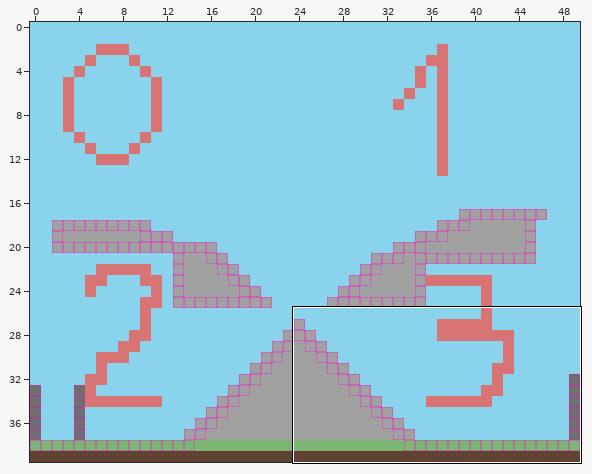
A Tiled map gets an edit: assets/map/map.tmx. The picture above shows the old version from afar; the outline marks the close-up.
Close-up. Before the edit:
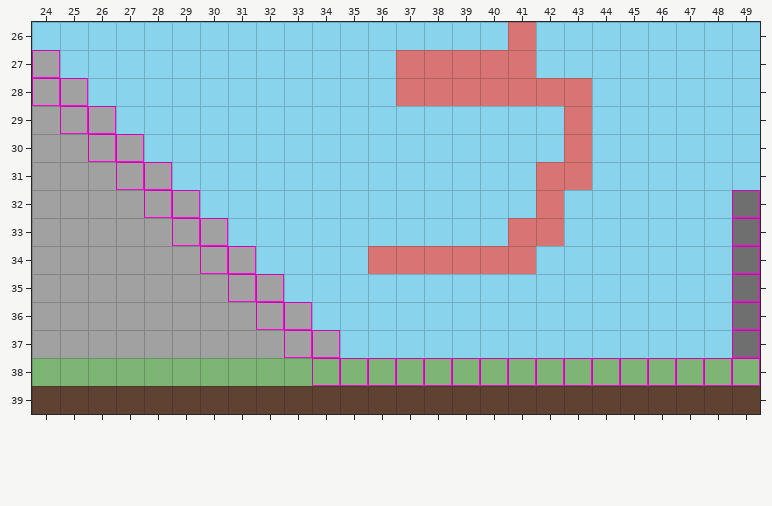
Cells are 32x32 px. Shown: x 24..49, y 26..39. The commit also changed other parts of the map, which this record leaves out.
New version:
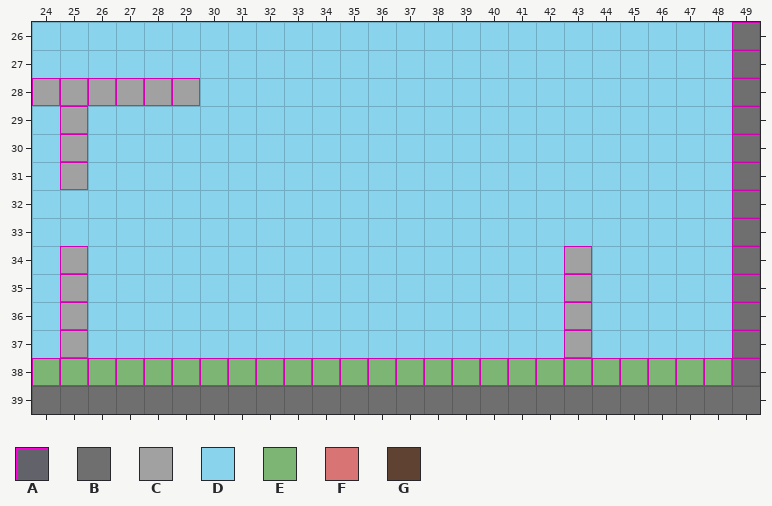
Key: from "tileset": A 0, B 11, C 12, D 13, E 14, F 15, G 16.
_ is an empty cell, . an unchanged one.
The exact change:
--- layer "map"
@@ x 24..49 @@
-26 .................F.......D
-27 C............FFFFF.......D
-28 ..DDDD.......FFFFFFF.....D
-29 C.C................F.....D
-30 C.CC...............F.....D
-31 C.CCC.............FF.....D
-32 CCCCCC............F.......
-33 CCCCCCC..........FF.......
-34 C.CCCCCC....FFFFFF.D......
-35 C.CCCCCCC..........D......
-36 C.CCCCCCCC.........D......
-37 C.CCCCCCCCC........D......
-38 .........................E
-39 GGGGGGGGGGGGGGGGGGGGGGGGGG
+26 .................D.......B
+27 D............DDDDD.......B
+28 ..CCCC.......DDDDDDD.....B
+29 D.D................D.....B
+30 D.DD...............D.....B
+31 D.DDD.............DD.....B
+32 DDDDDD............D.......
+33 DDDDDDD..........DD.......
+34 D.DDDDDD....DDDDDD.C......
+35 D.DDDDDDD..........C......
+36 D.DDDDDDDD.........C......
+37 D.DDDDDDDDD........C......
+38 .........................B
+39 BBBBBBBBBBBBBBBBBBBBBBBBBB
--- layer "colliders"
@@ x 24..49 @@
-26 ........................._
-27 A........................_
-28 ..____..................._
-29 ..A......................_
-30 ._AA....................._
-31 ._.AA...................._
-32 ....AA....................
-33 .....AA...................
-34 ._....AA..........._......
-35 ._.....AA.........._......
-36 ._......AA........._......
-37 ._.......AA........_......
-38 __________................
+26 .........................A
+27 _........................A
+28 ..AAAA...................A
+29 .._......................A
+30 .A__.....................A
+31 .A.__....................A
+32 ....__....................
+33 .....__...................
+34 .A....__...........A......
+35 .A.....__..........A......
+36 .A......__.........A......
+37 .A.......__........A......
+38 AAAAAAAAAA................
Where, in picture pixels (left, top, right, bottom), the same in both close-ups:
changed: (32, 22, 760, 414)
